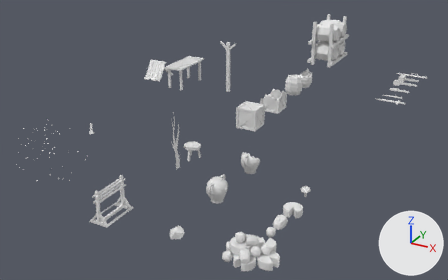
An edit to the FBX model 7drl2020/Assets/Models/Items/items.fbx, drawn before and after from the same camera.
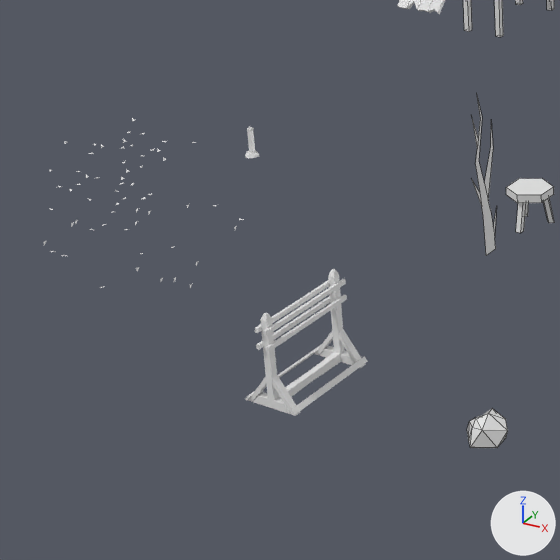
Old and new are each drawn whole from a camera (50 mm lens) standing at (4.63, -8.41, 4.12) and looking at (-0.15, 0.29, -0.23) and again close up on the part from 0% to 45% of the width and 27% to 100% of the height. Every picture has the same lights, and +X, +Y and +Z are marked at lower right. The close-ups show mesh edges as thin lines. Where no turn or scale is listed for an object, it has been applied to the vertices.

Objects in the first close-up: 'Chair1', 'Crack', 'Rock1', 'Table', 'WeaponRack'.
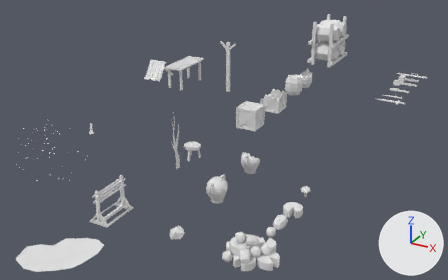
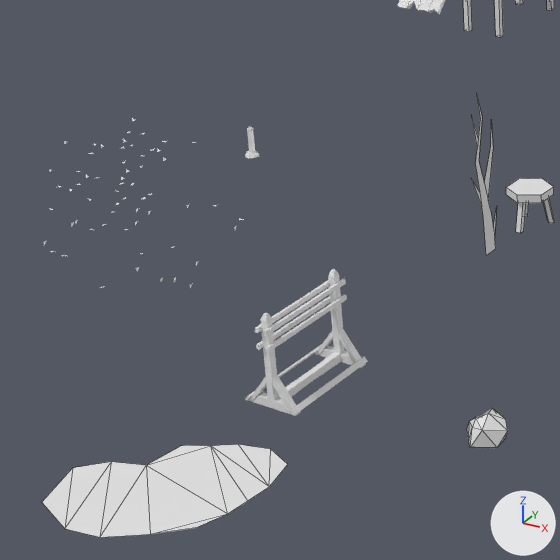
Commit message: Added wine puddle

Changed parts and their boxes (x1, y1, x2, y2) in the close-ups (560 x 560 px):
```json
{"object": "WinePuddle", "change": "added", "after": [42, 444, 288, 537]}
```

The change, as JSON lines over the scene's bpy script:
```json
{"op": "add", "block": "me_winepuddle", "code": ["me_winepuddle = bpy.data.meshes.new('WinePuddle')", "me_winepuddle.from_pydata([(-0.36, -0.312, 0.0), (0.326, -0.142, 0.0), (-0.143, 0.301, 0.0), (0.358, 0.406, 0.0), (-0.172, 0.106, 0.0), (-0.325, 0.054, 0.0), (-0.435, -0.063, 0.0), (-0.137, -0.404, 0.0), (0.032, -0.379, 0.0), (0.195, -0.266, 0.0), (0.374, -0.004, 0.0), (0.387, 0.108, 0.0), (0.399, 0.233, 0.0), (0.217, 0.465, 0.0), (0.067, 0.426, 0.0), (-0.031, 0.359, 0.0)], [], [(10, 4, 9), (0, 7, 6), (6, 7, 5), (4, 15, 2), (5, 8, 4), (8, 5, 7), (10, 9, 1), (9, 4, 8), (4, 10, 15), (15, 12, 14), (14, 12, 13), (13, 12, 3), (12, 15, 11), (11, 15, 10)])", "me_winepuddle.materials.append(mat_previewmaterial)  # white #e7e7e7"]}
{"op": "add", "block": "ob_winepuddle", "code": ["ob_winepuddle = bpy.data.objects.new('WinePuddle', me_winepuddle)", "ob_winepuddle.location = (0.0, -4.0, 0.0)"]}
```
